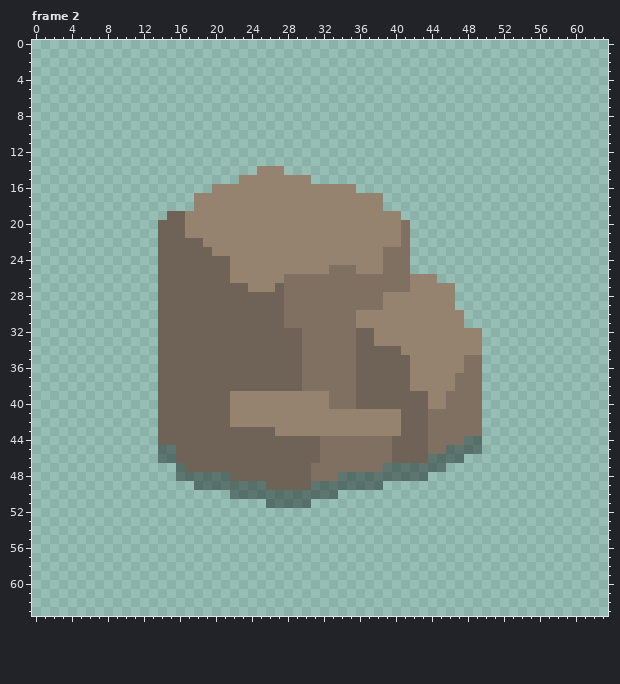
Pixel-art file: aseprite/trees/stone00.aseprite. The picture above was drawn from the file before the commit.
64x64 pixels, 3 frames. Shown: frame 2. The commit also changed other frames, which this record leaves out.
The result:
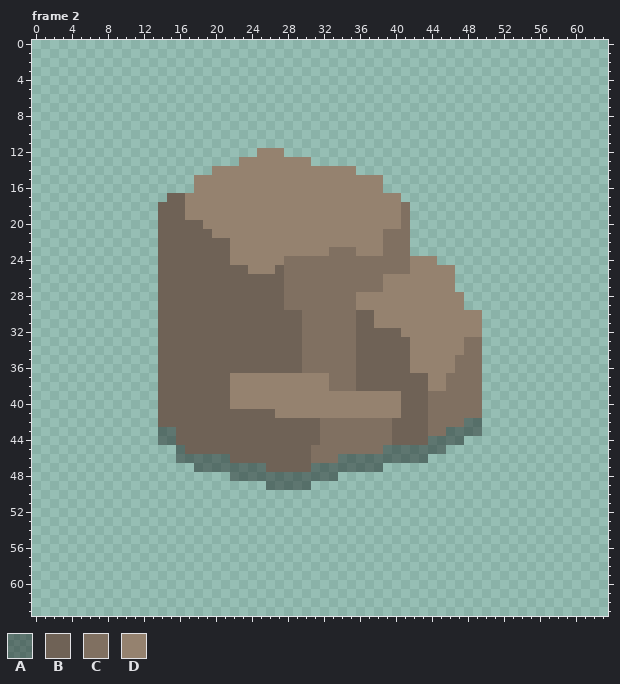
Palette (. is transparent): A #00000060  B #6f6256  C #807061  D #95826f
What changed:
Frame 2, layers "Layer 1", "Shadow":
Colour A replaces colour B in rows 43 to 44 at x 14 to 15; in row 45 at x 16 and 40 to 43; in row 46 at x 16 to 21 and 40 to 43; in row 47 at x 18 to 25; in row 48 at x 22 to 30; in row 49 at x 26 to 30.
Colour A replaces colour C in row 42 at x 48 to 49; in row 43 at x 46 to 49; in row 44 at x 44 to 47; in row 45 at x 39 and 44 to 45; in row 46 at x 34 to 39; in row 47 at x 31 to 38.
Colour A replaces colour C in row 48 at x 31 to 33.
Colour B is added in row 17 at x 15 to 16; in row 18 at x 14 to 16; in row 19 at x 14.
Colour B replaces colour C in rows 30 to 31 at x 28 to 29.
Colour B replaces colour D in row 20 at x 17 to 18; in row 21 at x 17 to 19; in row 22 at x 19 to 21; in row 23 at x 20 to 21; in row 25 at x 22 to 23 and 27; in row 26 at x 22 to 27.
Colour B replaces colour D in row 27 at x 24 to 26; in rows 30 to 31 at x 36 to 37; in row 32 at x 38 to 40; in row 33 at x 38 to 41; in row 34 at x 41; in rows 37 to 38 at x 42 to 43.
Colour B replaces colour D in row 41 at x 22 to 26; in row 42 at x 22 to 31 and 40; in row 43 at x 27 to 31 and 40.
Colour C is added in rows 18 to 19 at x 41.
Colour C replaces colour B in rows 45 to 46 at x 31.
Colour C replaces colour D in rows 21 to 22 at x 39 to 40; in row 23 at x 33 to 35; in row 24 at x 28 to 38; in row 25 at x 28 to 32 and 36 to 38; in rows 33 to 34 at x 48 to 49; in rows 35 to 36 at x 47.
Colour C replaces colour D in rows 37 to 38 at x 46; in rows 39 to 40 at x 44 to 45; in rows 42 to 43 at x 32 to 39.
Colour D is added in row 12 at x 25 to 27; in row 13 at x 23 to 30; in row 14 at x 20 to 24 and 28 to 35; in row 15 at x 18 to 22 and 31 to 38; in row 16 at x 18 to 19 and 36 to 38; in rows 17 to 18 at x 17 and 39 to 40.
Colour D is added in row 24 at x 42 to 44; in row 25 at x 42 to 46; in row 26 at x 45 to 46; in rows 28 to 29 at x 47; in rows 30 to 31 at x 48 to 49.
Colour D replaces colour B in rows 37 to 38 at x 22 to 29; in rows 39 to 40 at x 36 to 40.
Colour D replaces colour C in rows 26 to 27 at x 39 to 41; in rows 28 to 29 at x 36 to 38; in rows 37 to 38 at x 30 to 32; in rows 39 to 40 at x 33 to 35.
Colour A is gone in row 44 at x 48 to 49; in row 45 at x 14 to 15 and 46 to 49; in row 46 at x 14 to 15 and 44 to 47; in row 47 at x 16 and 39 to 45; in row 48 at x 16 to 21 and 34 to 43; in row 49 at x 18 to 25 and 31 to 38.
Colour A is gone in row 50 at x 22 to 33; in row 51 at x 26 to 30.
Colour B is gone in row 47 at x 17.
